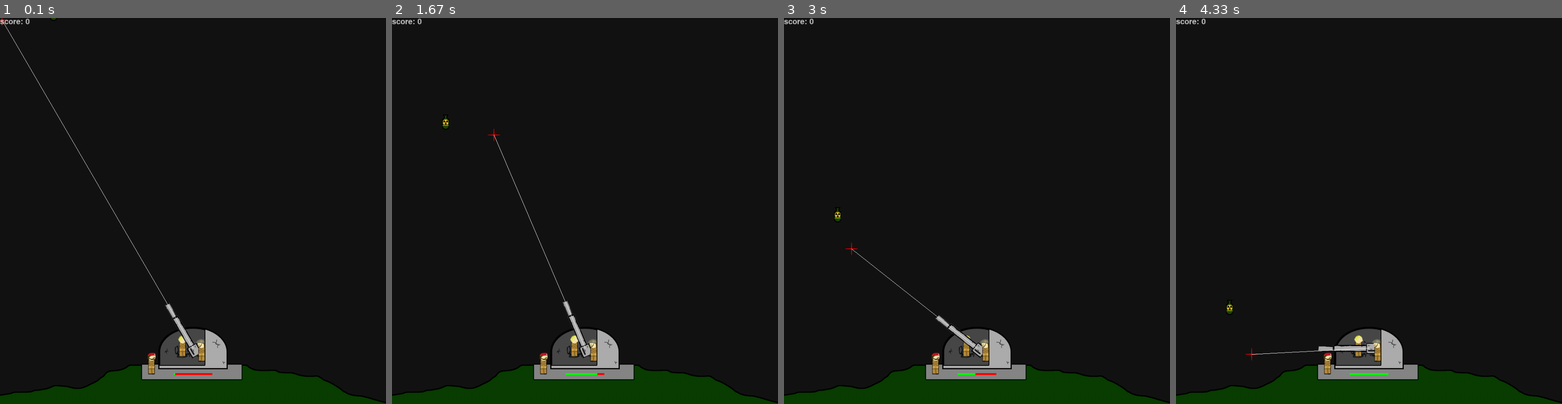
Above: before the commit, frames 1-4 (left to right).
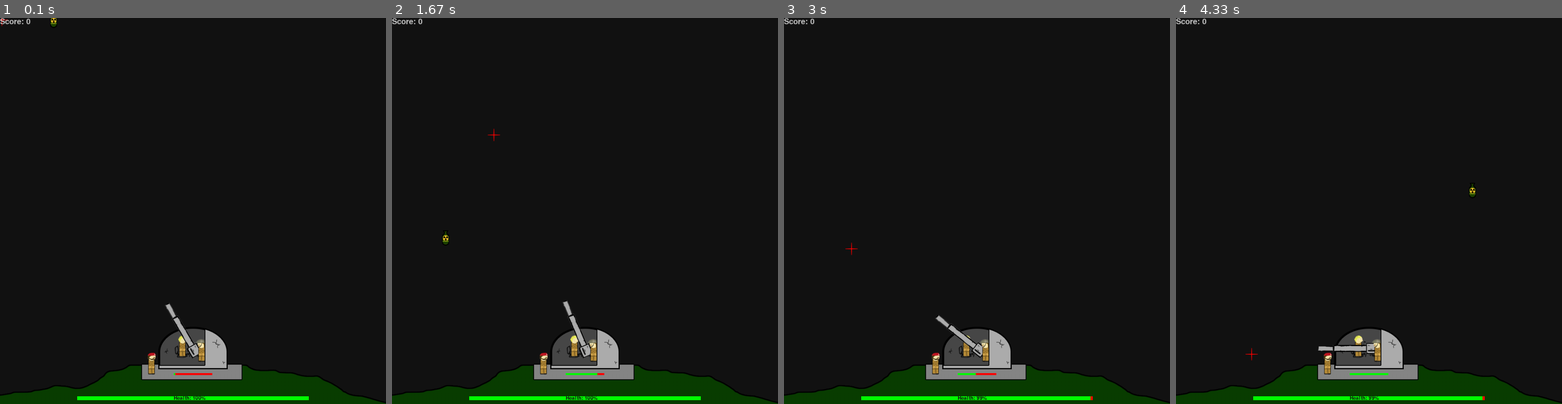
Above: after the commit, the same moments.

Repository: STOKYS/pygame_invaders
Game: pygame game, started from main.py
Two runs of this game, one before a commit and one after it. Both use one fixed random seed, a clock stepped at 60 frames per second and the inputs below.
Inputs (mouse positions are in pixels of both pictures, inside the frame that each line leads up to):
- Up to frame 1 (0.1 s): no input
- Up to frame 2 (1.67 s): click (708, 199) at 0.38 s; click (623, 295) at 0.72 s; click (727, 346) at 1.05 s; click (492, 133) at 1.38 s
- Up to frame 3 (3 s): click (1123, 357) at 1.72 s; click (922, 129) at 2.05 s; click (1112, 311) at 2.38 s; click (849, 249) at 2.72 s
- Up to frame 4 (4.33 s): click (1257, 137) at 3.05 s; click (1276, 280) at 3.38 s; click (1507, 299) at 3.72 s; click (1253, 353) at 4.05 s

The runs differ from the first frame. In frame 1, 0.9% of the frame differs, in the area x 0-80%, y 0-99%; in frame 2, 0.8%; in frame 3, 0.8%; in frame 4, 0.8%.

Commit message:
Updated the main script

Diff:
--- a/main.py
+++ b/main.py
@@ -1,6 +1,7 @@
 import pygame
 import math
 import random
+import datetime
 
 
 class Game:
@@ -8,14 +9,18 @@
         self.started = False
         self.player = Player()
         self.enemies = [Bomb()]
+        self.timer = datetime.datetime.now().timestamp()
+        self.delay = 3000
 
     def fnc_update(self):
         self.player.fnc_update()
         self.fnc_draw()
-        __rand = random.randrange(100)
-        if __rand == 99:
-            print("new enemy")
+        if datetime.datetime.now().timestamp() >= self.timer + self.delay / 1000:
+            self.timer = datetime.datetime.now().timestamp()
+            if self.delay > self.player.reload:
+                self.delay -= 10
             self.fnc_create_enemy()
+            print(self.delay)
 
     def fnc_create_enemy(self):
         self.enemies.append(Bomb())
@@ -28,18 +33,38 @@
         screen.blit(img_player_turret_fg, (0, 800))
         screen.blit(img_player_char_harry, (0, 800))
         screen.blit(img_player_cross, (mouse_pos[0] - 16, mouse_pos[1] - 16))
-        pygame.draw.line(screen, (255, 255, 255), self.player.position, mouse_pos)
         if self.player.shells:
             for i in self.player.shells:
                 i.fnc_update()
                 pygame.draw.circle(screen, (255, 255, 255), i.position, 5)
         if self.enemies:
-            for j in self.enemies:
-                j.fnc_update()
-                screen.blit(img_enemy_bomb, j.position)
+            buffer = []
+            for j in range(len(self.enemies)):
+                if self.enemies[j].position[1] >= 960:
+                    buffer.append(j)
+                self.enemies[j].fnc_update()
+                screen.blit(img_enemy_bomb, self.enemies[j].position)
+            for i in range(len(buffer)):
+                self.player.health -= 1
+                del self.enemies[buffer[i]]
+        if self.enemies and self.player.shells:
+            shell_buffer = []
+            bomb_buffer = []
+            for i in range(len(self.player.shells)):
+                for j in range(len(self.enemies)):
+                    if fnc_collision(self.player.shells[i].position, self.enemies[j].position):
+                        shell_buffer.append(i)
+                        bomb_buffer.append(j)
+                        self.player.score += 10
+            for i in range(len(shell_buffer)):
+                del self.player.shells[shell_buffer[i]]
+                del self.enemies[bomb_buffer[i]]
         pygame.draw.rect(screen, (255, 0, 0), (450, 920, 100, 5))
         pygame.draw.rect(screen, (0, 255, 0), (450, 920, ((pygame.time.get_ticks() - self.player.reload) / 20) if self.player.reload + 2000 > pygame.time.get_ticks() else 100, 5))
-        screen.blit(font.render(f'score: {self.player.score}', True, (200, 200, 200)), (0, 0))
+        pygame.draw.rect(screen, (255, 0, 0), (200, 980, 600, 10))
+        pygame.draw.rect(screen, (0, 255, 0), (200, 980, self.player.health * 6, 10))
+        screen.blit(f_score.render(f'Score: {self.player.score}', True, (200, 200, 200)), (0, 0))
+        screen.blit(f_health.render(f'Health: {self.player.health}%', True, (20, 20, 20)), (450, 978))
 
 
 class Player:
@@ -49,6 +74,7 @@
         self.shells = []
         self.reload = pygame.time.get_ticks()
         self.score = 0
+        self.health = 100
 
     def fnc_update(self):
         global img_player_cannon_deg, pivot
@@ -75,7 +101,6 @@
             self.rotation = (deg - 90)
 
     def fnc_shoot(self):
-        print(self.reload, pygame.time.get_ticks())
         if self.reload + 2000 < pygame.time.get_ticks():
             self.reload = pygame.time.get_ticks()
             self.shells.append(Shell(self.position, self.rotation, 20))
@@ -113,6 +138,15 @@
         self.position = [self.position[0], self.position[1] + 3]
 
 
+def fnc_collision(shell, bomb):
+    __bomb_xy = [bomb[0], bomb[0] + 18, bomb[1], bomb[1] + 40]
+    __shell_xy = [shell[0] - 5, shell[0] + 5, shell[1] - 5, shell[1] + 5]
+    if (__bomb_xy[3] < __shell_xy[2]) or (__bomb_xy[2] > __shell_xy[3]) or (__bomb_xy[1] < __shell_xy[0]) or (__bomb_xy[0] > __shell_xy[1]):
+        return False
+    else:
+        return True
+
+
 pygame.init()
 pygame.font.init()
 game = Game()
@@ -120,7 +154,9 @@
 screen = pygame.display.set_mode([1000, 1000])
 
 clock = pygame.time.Clock()
-font = pygame.font.Font(None, 30)
+f_score = pygame.font.Font(None, 30)
+f_health = pygame.font.Font(None, 20)
+f_reload = pygame.font.Font(None, 10)
 pygame.mouse.set_cursor((8, 8), (0, 0), (0, 0, 0, 0, 0, 0, 0, 0), (0, 0, 0, 0, 0, 0, 0, 0))
 
 img_player_cannon = pygame.image.load('media/images/player/cannon2.png')
@@ -133,6 +169,8 @@
 img_enemy_bomb = pygame.image.load('media/images/enemy/bomb.png')
 
 running = True
+
+start_time = datetime.datetime.now().timestamp()
 
 while running:
 
@@ -149,6 +187,6 @@
     game.fnc_update()
 
     pygame.display.flip()
-    clock.tick(60)
+    clock.tick(144)
 
 pygame.quit()
